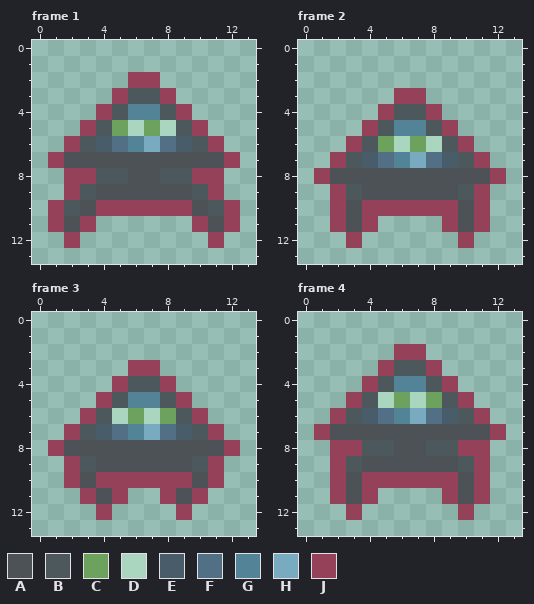
One commit to this pixel-art file: Assets/Sprites/Enemies/Battle/DroneX.aseprite. The picture above is the old version.
14x14 pixels, 4 frames. Shown: frame 1, frame 2, frame 3, frame 4.
Palette (. is transparent): A #4d5256  B #4d585c  C #6da15e  D #aad5bf  E #485c6a  F #517085  G #538396  H #78abbf  J #95415a
The same view after the edit:
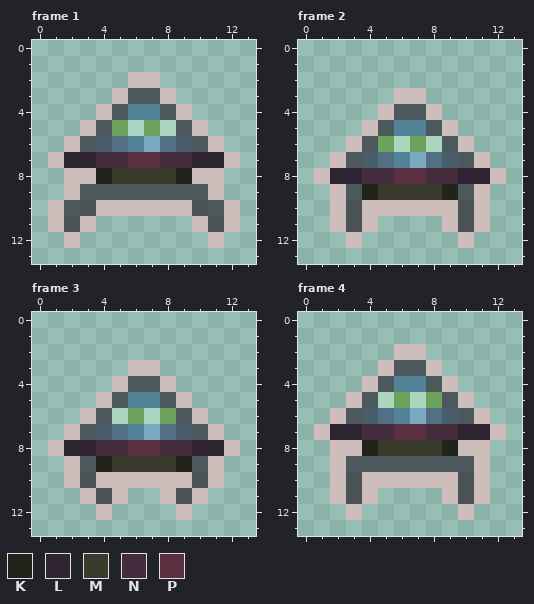
Colours new in this view: K #222419  L #2f2532  M #383a2c  N #432d3d  P #5a3041
Changes in this commit:
@@ palette @@
-J #95415a
+J #cdbebc
--- frame 1
@@ x 0..13 @@
  6 ..JBEFGHFEBJ..
- 7 .JAAAAAAAAAAJ.
- 8 ..JJBBAABBJJ..
- 9 ..JBAAAAAABJ..
+ 7 .JLLNNPPNNLLJ.
+ 8 ..JJKMMMMKJJ..
+ 9 ..JBBBBBBBBJ..
 10 .JBAJJJJJJABJ.
--- frame 2
@@ x 0..13 @@
  7 ..JBEFGHFEBJ..
- 8 .JAAAAAAAAAAJ.
- 9 ..JBAAAAAABJ..
+ 8 .JLLNNPPNNLLJ.
+ 9 ..JBKMMMMKBJ..
 10 ..JAJJJJJJAJ..
--- frame 3: the same change as frame 2
--- frame 4
@@ x 0..13 @@
  6 ..JBEFGHFEBJ..
- 7 .JAAAAAAAAAAJ.
- 8 ..JJBBAABBJJ..
- 9 ..JBAAAAAABJ..
+ 7 .JLLNNPPNNLLJ.
+ 8 ..JJKMMMMKJJ..
+ 9 ..JBBBBBBBBJ..
 10 ..JAJJJJJJAJ..
Pixel boxes of the changes (left, top, right, bottom) in both pictures:
changed: (48, 72, 240, 248)
changed: (314, 88, 506, 248)
changed: (48, 360, 240, 520)
changed: (314, 344, 506, 520)
